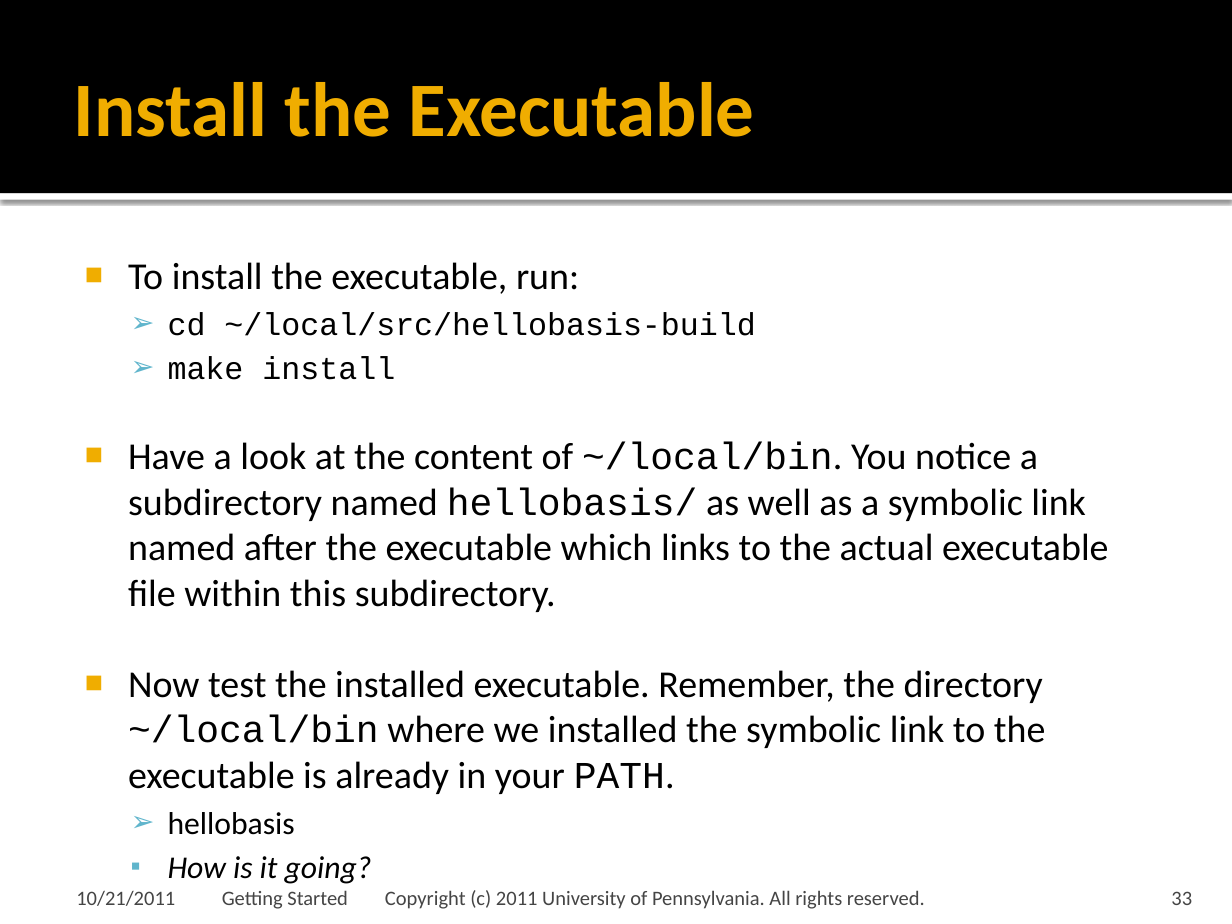
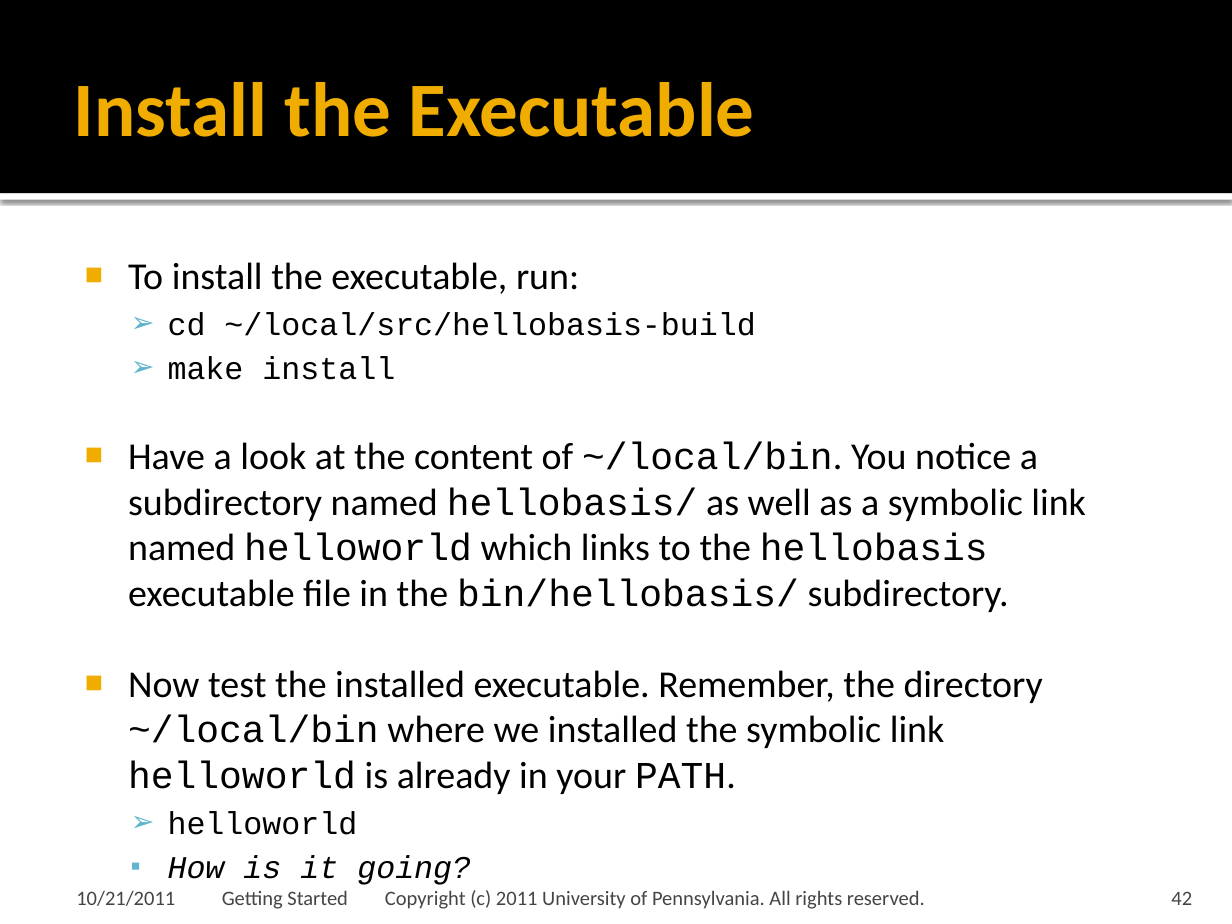
Before and after one commit to cmake-basis/legacy, a slide deck: slide 42 of doc/tutorials/02 Getting Started.pptx (slide 33 before the commit). Drawn at 1232x924 pixels with LibreOffice and Linux fonts; fonts in the diff are those of the drawing; background and template pictures are left out. Boxes give left, top, right and bottom in pixels: in the first picture for what was removed or moved away, otherwise in the second. Text is boxed around its words. In the diff, an @@ line names an element or a change of style, - is before the commit and + after.

```diff
--- a/doc/tutorials/02 Getting Started.pptx
+++ b/doc/tutorials/02 Getting Started.pptx
@@ text at <box>128,442,1086,835</box>: text changed @@
-■ Have a look at the content of ~/local/bin. You notice a subdirectory named hellobasis/ as well as a symbolic link named after the executable which links to the actual executable file within this subdirectory.
-■ Now test the installed executable. Remember, the directory ~/local/bin where we installed the symbolic link to the executable is already in your PATH.
-  ➢ hellobasis
+■ Have a look at the content of ~/local/bin. You notice a subdirectory named hellobasis/ as well as a symbolic link named helloworld which links to the hellobasis executable file in the bin/hellobasis/ subdirectory.
+■ Now test the installed executable. Remember, the directory ~/local/bin where we installed the symbolic link helloworld is already in your PATH.
+  ➢ helloworld
@@ text at <box>168,855,338,879</box>: font Calibri to Courier New in "How is it going?" @@
@@ page number at <box>1171,891,1192,905</box>: text changed @@
-33
+42
```
Also in this commit, not shown: 15 other slides changed, 7 slides added.
